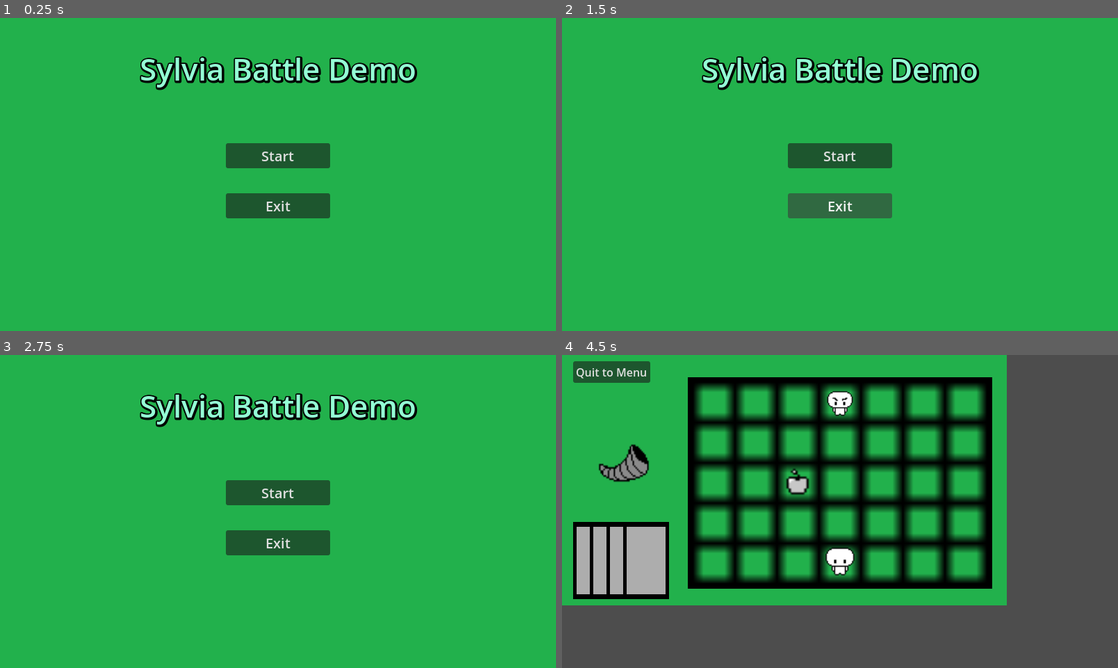
Above: before the commit, frames 1-4 (two rows, left to right).
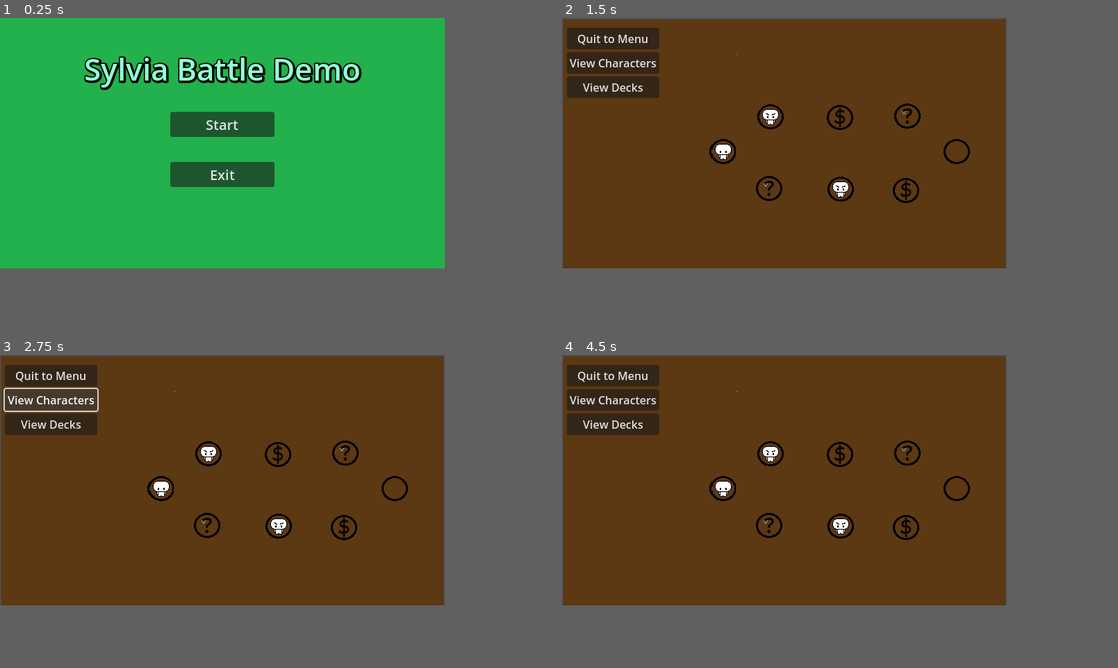
Above: after the commit, the same moments.

Repository: Endermandels/Sylvia
Game: Godot game, scene res://start_menu/start_menu.tscn
Two runs of this game, one before a commit and one after it. Both use one fixed random seed, a clock stepped at 60 frames per second and the inputs below.
Inputs (mouse positions are in pixels of both pictures, inside the frame that each line leads up to):
- Up to frame 1 (0.25 s): no input
- Up to frame 2 (1.5 s): click "Start" at 0.5 s; click "Quit to Menu" (after the commit: "To Overworld") at 1.25 s
- Up to frame 3 (2.75 s): click (61, 411) at 2 s, where only the run after the commit has a clickable "View Characters"
- Up to frame 4 (4.5 s): click (623, 442) at 2.75 s, where only the run after the commit has a clickable "View Decks"; click (762, 520) at 3.52 s; click (840, 492) at 4.25 s, where only the run before the commit has a clickable "Start"
In our replay, the window is 800x450 before the commit and 640x360 after it. These sizes can differ from the game's own. Grey fills any space a smaller window leaves; there, only what the larger window draws over its background counts as a difference.

The runs differ from the first frame. In frame 1, 9.1% of the frame differs, in the area x 15-76%, y 12-64%; in frame 2, 64%, in the area x 0-80%, y 0-80%; in frame 3, 64%; in frame 4, 64%.

Commit message:
Map Spaces
Added map spaces with textures for different space types (player, enemy, shop, event). Clicking an enemy node takes you to the battle scene. Added button to go from battle scene to overworld.

Diff:
--- a/Overworld.tscn
+++ /dev/null
@@ -1,48 +0,0 @@
-[gd_scene load_steps=5 format=3 uid="uid://ciygfyllvwgoa"]
-
-[ext_resource type="Texture2D" uid="uid://c0lc0q4evr4jg" path="res://assets/background_brown.png" id="1_u7u2j"]
-[ext_resource type="Script" path="res://View Characters.gd" id="2_ceimb"]
-[ext_resource type="Script" path="res://View Decks.gd" id="3_7tmat"]
-
-[sub_resource type="GDScript" id="GDScript_8ndto"]
-script/source = "extends Button
-
-
-
-
-func _on_pressed():
-	get_tree().change_scene_to_file(\"res://start_menu/start_menu.tscn\")
-"
-
-[node name="Overworld" type="Node2D"]
-
-[node name="Sprite2D" type="Sprite2D" parent="."]
-position = Vector2(578, 326)
-texture = ExtResource("1_u7u2j")
-
-[node name="CanvasLayer" type="CanvasLayer" parent="."]
-
-[node name="VBoxContainer" type="VBoxContainer" parent="CanvasLayer"]
-offset_left = 7.0
-offset_top = 14.0
-offset_right = 118.0
-offset_bottom = 94.0
-
-[node name="Quit to Menu" type="Button" parent="CanvasLayer/VBoxContainer"]
-layout_mode = 2
-text = "Quit to Menu"
-script = SubResource("GDScript_8ndto")
-
-[node name="View Characters" type="Button" parent="CanvasLayer/VBoxContainer"]
-layout_mode = 2
-text = "View Characters"
-script = ExtResource("2_ceimb")
-
-[node name="View Decks" type="Button" parent="CanvasLayer/VBoxContainer"]
-layout_mode = 2
-text = "View Decks"
-script = ExtResource("3_7tmat")
-
-[connection signal="pressed" from="CanvasLayer/VBoxContainer/Quit to Menu" to="CanvasLayer/VBoxContainer/Quit to Menu" method="_on_pressed"]
-[connection signal="pressed" from="CanvasLayer/VBoxContainer/View Characters" to="CanvasLayer/VBoxContainer/View Characters" method="_on_pressed"]
-[connection signal="pressed" from="CanvasLayer/VBoxContainer/View Decks" to="CanvasLayer/VBoxContainer/View Decks" method="_on_pressed"]
--- a/battle/BattleScene.tscn
+++ b/battle/BattleScene.tscn
@@ -1,12 +1,13 @@
-[gd_scene load_steps=11 format=3 uid="uid://srh7fu8uprij"]
+[gd_scene load_steps=12 format=3 uid="uid://srh7fu8uprij"]
 
 [ext_resource type="Texture2D" uid="uid://dkushodgai21s" path="res://assets/background.png" id="1"]
 [ext_resource type="Script" path="res://battle/BattleScene.gd" id="1_vb5nx"]
-[ext_resource type="PackedScene" path="res://battle/Space.tscn" id="2"]
+[ext_resource type="PackedScene" uid="uid://dgk0dpadx1wkc" path="res://battle/Space.tscn" id="2"]
 [ext_resource type="Texture2D" uid="uid://bitai2b163x1n" path="res://assets/card.png" id="3"]
 [ext_resource type="Texture2D" uid="uid://cifdlrxp33p1u" path="res://assets/grid.png" id="5"]
 [ext_resource type="PackedScene" uid="uid://bub37ipigql3v" path="res://battle/Character.tscn" id="7"]
 [ext_resource type="PackedScene" uid="uid://d2x4fgnxceh5u" path="res://battle/end_of_turn.tscn" id="7_np6ef"]
+[ext_resource type="Script" path="res://battle/to_overworld_button.gd" id="8_iab5r"]
 [ext_resource type="PackedScene" uid="uid://t32b4boxehdt" path="res://battle/Enemy.tscn" id="8_kyk1e"]
 [ext_resource type="PackedScene" uid="uid://deikkfb2ghqvw" path="res://battle/food.tscn" id="9_1n73l"]
 
@@ -25,210 +26,210 @@
 
 [node name="Spaces" type="Node2D" parent="."]
 
-[node name="Space" parent="Spaces" instance=ExtResource("2")]
+[node name="Space0" parent="Spaces" instance=ExtResource("2")]
 position = Vector2(218.395, 66.9937)
 collision_layer = 2
 collision_mask = 0
 
+[node name="Space1" parent="Spaces" instance=ExtResource("2")]
+position = Vector2(279.401, 67.8088)
+collision_layer = 2
+collision_mask = 0
+grid_pos = [1, 0]
+
 [node name="Space2" parent="Spaces" instance=ExtResource("2")]
-position = Vector2(279.401, 67.8088)
-collision_layer = 2
-collision_mask = 0
-grid_pos = [1, 0]
+position = Vector2(338.676, 67.8088)
+collision_layer = 2
+collision_mask = 0
+grid_pos = [2, 0]
 
 [node name="Space3" parent="Spaces" instance=ExtResource("2")]
-position = Vector2(338.676, 67.8088)
-collision_layer = 2
-collision_mask = 0
-grid_pos = [2, 0]
+position = Vector2(400.346, 67.8088)
+collision_layer = 2
+collision_mask = 0
+grid_pos = [3, 0]
 
 [node name="Space4" parent="Spaces" instance=ExtResource("2")]
-position = Vector2(400.346, 67.8088)
-collision_layer = 2
-collision_mask = 0
-grid_pos = [3, 0]
+position = Vector2(460.818, 68.4076)
+collision_layer = 2
+collision_mask = 0
+grid_pos = [4, 0]
 
 [node name="Space5" parent="Spaces" instance=ExtResource("2")]
-position = Vector2(460.818, 68.4076)
-collision_layer = 2
-collision_mask = 0
-grid_pos = [4, 0]
+position = Vector2(520.692, 68.4076)
+collision_layer = 2
+collision_mask = 0
+grid_pos = [5, 0]
 
 [node name="Space6" parent="Spaces" instance=ExtResource("2")]
-position = Vector2(520.692, 68.4076)
-collision_layer = 2
-collision_mask = 0
-grid_pos = [5, 0]
+position = Vector2(580.566, 68.4076)
+collision_layer = 2
+collision_mask = 0
+grid_pos = [6, 0]
 
 [node name="Space7" parent="Spaces" instance=ExtResource("2")]
-position = Vector2(580.566, 68.4076)
-collision_layer = 2
-collision_mask = 0
-grid_pos = [6, 0]
+position = Vector2(218.929, 127.084)
+collision_layer = 2
+collision_mask = 0
+grid_pos = [0, 1]
 
 [node name="Space8" parent="Spaces" instance=ExtResource("2")]
-position = Vector2(218.929, 127.084)
-collision_layer = 2
-collision_mask = 0
-grid_pos = [0, 1]
+position = Vector2(278.803, 125.886)
+collision_layer = 2
+collision_mask = 0
+grid_pos = [1, 1]
 
 [node name="Space9" parent="Spaces" instance=ExtResource("2")]
-position = Vector2(278.803, 125.886)
-collision_layer = 2
-collision_mask = 0
-grid_pos = [1, 1]
+position = Vector2(338.676, 126.485)
+collision_layer = 2
+collision_mask = 0
+grid_pos = [2, 1]
 
 [node name="Space10" parent="Spaces" instance=ExtResource("2")]
-position = Vector2(338.676, 126.485)
-collision_layer = 2
-collision_mask = 0
-grid_pos = [2, 1]
+position = Vector2(400.945, 126.485)
+collision_layer = 2
+collision_mask = 0
+grid_pos = [3, 1]
 
 [node name="Space11" parent="Spaces" instance=ExtResource("2")]
-position = Vector2(400.945, 126.485)
-collision_layer = 2
-collision_mask = 0
-grid_pos = [3, 1]
+position = Vector2(459.022, 126.485)
+collision_layer = 2
+collision_mask = 0
+grid_pos = [4, 1]
 
 [node name="Space12" parent="Spaces" instance=ExtResource("2")]
-position = Vector2(459.022, 126.485)
-collision_layer = 2
-collision_mask = 0
-grid_pos = [4, 1]
+position = Vector2(521.291, 126.485)
+collision_layer = 2
+collision_mask = 0
+grid_pos = [5, 1]
 
 [node name="Space13" parent="Spaces" instance=ExtResource("2")]
-position = Vector2(521.291, 126.485)
-collision_layer = 2
-collision_mask = 0
-grid_pos = [5, 1]
+position = Vector2(581.165, 125.886)
+collision_layer = 2
+collision_mask = 0
+grid_pos = [6, 1]
 
 [node name="Space14" parent="Spaces" instance=ExtResource("2")]
-position = Vector2(581.165, 125.886)
-collision_layer = 2
-collision_mask = 0
-grid_pos = [6, 1]
+position = Vector2(219.528, 182.766)
+collision_layer = 2
+collision_mask = 0
+grid_pos = [0, 2]
 
 [node name="Space15" parent="Spaces" instance=ExtResource("2")]
-position = Vector2(219.528, 182.766)
-collision_layer = 2
-collision_mask = 0
-grid_pos = [0, 2]
+position = Vector2(279.401, 183.964)
+collision_layer = 2
+collision_mask = 0
+grid_pos = [1, 2]
 
 [node name="Space16" parent="Spaces" instance=ExtResource("2")]
-position = Vector2(279.401, 183.964)
-collision_layer = 2
-collision_mask = 0
-grid_pos = [1, 2]
+position = Vector2(339.275, 183.964)
+collision_layer = 2
+collision_mask = 0
+grid_pos = [2, 2]
 
 [node name="Space17" parent="Spaces" instance=ExtResource("2")]
-position = Vector2(339.275, 183.964)
-collision_layer = 2
-collision_mask = 0
-grid_pos = [2, 2]
+position = Vector2(400.346, 182.766)
+collision_layer = 2
+collision_mask = 0
+grid_pos = [3, 2]
 
 [node name="Space18" parent="Spaces" instance=ExtResource("2")]
-position = Vector2(400.346, 182.766)
-collision_layer = 2
-collision_mask = 0
-grid_pos = [3, 2]
+position = Vector2(460.22, 183.964)
+collision_layer = 2
+collision_mask = 0
+grid_pos = [4, 2]
 
 [node name="Space19" parent="Spaces" instance=ExtResource("2")]
-position = Vector2(460.22, 183.964)
-collision_layer = 2
-collision_mask = 0
-grid_pos = [4, 2]
+position = Vector2(521.291, 185.161)
+collision_layer = 2
+collision_mask = 0
+grid_pos = [5, 2]
 
 [node name="Space20" parent="Spaces" instance=ExtResource("2")]
-position = Vector2(521.291, 185.161)
-collision_layer = 2
-collision_mask = 0
-grid_pos = [5, 2]
+position = Vector2(580.566, 184.563)
+collision_layer = 2
+collision_mask = 0
+grid_pos = [6, 2]
 
 [node name="Space21" parent="Spaces" instance=ExtResource("2")]
-position = Vector2(580.566, 184.563)
-collision_layer = 2
-collision_mask = 0
-grid_pos = [6, 2]
+position = Vector2(217.133, 242.041)
+collision_layer = 2
+collision_mask = 0
+grid_pos = [0, 3]
 
 [node name="Space22" parent="Spaces" instance=ExtResource("2")]
-position = Vector2(217.133, 242.041)
-collision_layer = 2
-collision_mask = 0
-grid_pos = [0, 3]
+position = Vector2(277.605, 241.443)
+collision_layer = 2
+collision_mask = 0
+grid_pos = [1, 3]
 
 [node name="Space23" parent="Spaces" instance=ExtResource("2")]
-position = Vector2(277.605, 241.443)
-collision_layer = 2
-collision_mask = 0
-grid_pos = [1, 3]
+position = Vector2(339.874, 242.041)
+collision_layer = 2
+collision_mask = 0
+grid_pos = [2, 3]
 
 [node name="Space24" parent="Spaces" instance=ExtResource("2")]
-position = Vector2(339.874, 242.041)
-collision_layer = 2
-collision_mask = 0
-grid_pos = [2, 3]
+position = Vector2(400.346, 242.64)
+collision_layer = 2
+collision_mask = 0
+grid_pos = [3, 3]
 
 [node name="Space25" parent="Spaces" instance=ExtResource("2")]
-position = Vector2(400.346, 242.64)
-collision_layer = 2
-collision_mask = 0
-grid_pos = [3, 3]
+position = Vector2(459.621, 241.443)
+collision_layer = 2
+collision_mask = 0
+grid_pos = [4, 3]
 
 [node name="Space26" parent="Spaces" instance=ExtResource("2")]
-position = Vector2(459.621, 241.443)
-collision_layer = 2
-collision_mask = 0
-grid_pos = [4, 3]
+position = Vector2(520.692, 240.844)
+collision_layer = 2
+collision_mask = 0
+grid_pos = [5, 3]
 
 [node name="Space27" parent="Spaces" instance=ExtResource("2")]
-position = Vector2(520.692, 240.844)
-collision_layer = 2
-collision_mask = 0
-grid_pos = [5, 3]
+position = Vector2(580.566, 243.239)
+collision_layer = 2
+collision_mask = 0
+grid_pos = [6, 3]
 
 [node name="Space28" parent="Spaces" instance=ExtResource("2")]
-position = Vector2(580.566, 243.239)
-collision_layer = 2
-collision_mask = 0
-grid_pos = [6, 3]
+position = Vector2(218.33, 300.717)
+collision_layer = 2
+collision_mask = 0
+grid_pos = [0, 4]
 
 [node name="Space29" parent="Spaces" instance=ExtResource("2")]
-position = Vector2(218.33, 300.717)
-collision_layer = 2
-collision_mask = 0
-grid_pos = [0, 4]
+position = Vector2(279.401, 300.119)
+collision_layer = 2
+collision_mask = 0
+grid_pos = [1, 4]
 
 [node name="Space30" parent="Spaces" instance=ExtResource("2")]
-position = Vector2(279.401, 300.119)
-collision_layer = 2
-collision_mask = 0
-grid_pos = [1, 4]
+position = Vector2(338.078, 300.119)
+collision_layer = 2
+collision_mask = 0
+grid_pos = [2, 4]
 
 [node name="Space31" parent="Spaces" instance=ExtResource("2")]
-position = Vector2(338.078, 300.119)
-collision_layer = 2
-collision_mask = 0
-grid_pos = [2, 4]
+position = Vector2(397.951, 300.119)
+collision_layer = 2
+collision_mask = 0
+grid_pos = [3, 4]
 
 [node name="Space32" parent="Spaces" instance=ExtResource("2")]
-position = Vector2(397.951, 300.119)
-collision_layer = 2
-collision_mask = 0
-grid_pos = [3, 4]
+position = Vector2(458.424, 299.52)
+collision_layer = 2
+collision_mask = 0
+grid_pos = [4, 4]
 
 [node name="Space33" parent="Spaces" instance=ExtResource("2")]
-position = Vector2(458.424, 299.52)
-collision_layer = 2
-collision_mask = 0
-grid_pos = [4, 4]
+position = Vector2(520.692, 299.52)
+collision_layer = 2
+collision_mask = 0
+grid_pos = [5, 4]
 
 [node name="Space34" parent="Spaces" instance=ExtResource("2")]
-position = Vector2(520.692, 299.52)
-collision_layer = 2
-collision_mask = 0
-grid_pos = [5, 4]
-
-[node name="Space35" parent="Spaces" instance=ExtResource("2")]
 position = Vector2(580.566, 300.119)
 collision_layer = 2
 collision_mask = 0
@@ -273,13 +274,20 @@
 
 [node name="UI" type="CanvasLayer" parent="."]
 
-[node name="Button" type="Button" parent="UI"]
-offset_left = 16.0
-offset_top = 9.0
-offset_right = 89.0
-offset_bottom = 25.0
+[node name="VBoxContainer" type="VBoxContainer" parent="UI"]
+offset_right = 40.0
+offset_bottom = 40.0
+
+[node name="to_menu_button" type="Button" parent="UI/VBoxContainer"]
+layout_mode = 2
 text = "Quit to Menu"
 script = SubResource("GDScript_76nkh")
+metadata/_edit_use_anchors_ = true
+
+[node name="to_overworld_button" type="Button" parent="UI/VBoxContainer"]
+layout_mode = 2
+text = "To Overworld"
+script = ExtResource("8_iab5r")
 
 [node name="EndOfTurn" parent="." instance=ExtResource("7_np6ef")]
 position = Vector2(90, 152)
@@ -287,9 +295,13 @@
 [node name="Food" parent="." instance=ExtResource("9_1n73l")]
 position = Vector2(339, 182)
 
+[node name="AudioStreamPlayer" type="AudioStreamPlayer" parent="."]
+autoplay = true
+
 [connection signal="enemys_turn" from="." to="Characters/Enemy" method="_on_battle_scene_enemys_turn"]
 [connection signal="players_turn" from="." to="Characters/Player" method="_on_battle_scene_players_turn"]
-[connection signal="move_player" from="Spaces/Space" to="Characters/Player" method="_on_Space_move_player"]
+[connection signal="move_player" from="Spaces/Space0" to="Characters/Player" method="_on_Space_move_player"]
+[connection signal="move_player" from="Spaces/Space1" to="Characters/Player" method="_on_Space_move_player"]
 [connection signal="move_player" from="Spaces/Space2" to="Characters/Player" method="_on_Space_move_player"]
 [connection signal="move_player" from="Spaces/Space3" to="Characters/Player" method="_on_Space_move_player"]
 [connection signal="move_player" from="Spaces/Space4" to="Characters/Player" method="_on_Space_move_player"]
@@ -323,9 +335,9 @@
 [connection signal="move_player" from="Spaces/Space32" to="Characters/Player" method="_on_Space_move_player"]
 [connection signal="move_player" from="Spaces/Space33" to="Characters/Player" method="_on_Space_move_player"]
 [connection signal="move_player" from="Spaces/Space34" to="Characters/Player" method="_on_Space_move_player"]
-[connection signal="move_player" from="Spaces/Space35" to="Characters/Player" method="_on_Space_move_player"]
 [connection signal="end_turn" from="Characters/Enemy" to="." method="_on_enemy_end_turn"]
-[connection signal="pressed" from="UI/Button" to="UI/Button" method="_on_pressed"]
+[connection signal="pressed" from="UI/VBoxContainer/to_menu_button" to="UI/VBoxContainer/to_menu_button" method="_on_pressed"]
+[connection signal="pressed" from="UI/VBoxContainer/to_overworld_button" to="UI/VBoxContainer/to_overworld_button" method="_on_pressed"]
 [connection signal="end_turn" from="EndOfTurn" to="." method="_on_end_of_turn_end_turn"]
 [connection signal="collect_food" from="Food" to="Characters/Player" method="_on_food_collect_food"]
 [connection signal="decision_collect_food" from="Food" to="Characters/Player" method="_on_food_decision_collect_food"]
--- a/battle/Space.tscn
+++ b/battle/Space.tscn
@@ -1,13 +1,14 @@
-[gd_scene load_steps=3 format=2]
+[gd_scene load_steps=3 format=3 uid="uid://dgk0dpadx1wkc"]
 
-[ext_resource path="res://battle/Space.gd" type="Script" id=1]
+[ext_resource type="Script" path="res://battle/Space.gd" id="1"]
 
-[sub_resource type="RectangleShape2D" id=1]
-extents = Vector2( 24, 24 )
+[sub_resource type="RectangleShape2D" id="1"]
+size = Vector2(48, 48)
 
 [node name="Space" type="Area2D"]
-script = ExtResource( 1 )
+script = ExtResource("1")
 
 [node name="CollisionShape2D" type="CollisionShape2D" parent="."]
-shape = SubResource( 1 )
+shape = SubResource("1")
+
 [connection signal="input_event" from="." to="." method="_on_Space_input_event"]
--- /dev/null
+++ b/battle/to_overworld_button.gd
@@ -0,0 +1,4 @@
+extends Button
+
+func _on_pressed():
+	get_tree().change_scene_to_file("res://overworld/Overworld.tscn")
--- a/overworld/Overworld.tscn
+++ b/overworld/Overworld.tscn
@@ -1,6 +1,13 @@
-[gd_scene load_steps=3 format=3 uid="uid://bp7rhwjkjjd4u"]
+[gd_scene load_steps=10 format=3 uid="uid://ciygfyllvwgoa"]
 
 [ext_resource type="Texture2D" uid="uid://c0lc0q4evr4jg" path="res://assets/background_brown.png" id="1_u7u2j"]
+[ext_resource type="Script" path="res://View Characters.gd" id="2_53q78"]
+[ext_resource type="Script" path="res://View Decks.gd" id="3_6c3lq"]
+[ext_resource type="PackedScene" uid="uid://cutxjovwrqa24" path="res://overworld/map_space.tscn" id="4_tca60"]
+[ext_resource type="Texture2D" uid="uid://bv644lx4cgdho" path="res://assets/map_player.png" id="5_08g2d"]
+[ext_resource type="Texture2D" uid="uid://48hkerx52bn" path="res://assets/map_enemy.png" id="6_fybd1"]
+[ext_resource type="Texture2D" uid="uid://cfhp6lmgf0vvb" path="res://assets/map_event.png" id="7_gemks"]
+[ext_resource type="Texture2D" uid="uid://dgfmeavsuqd20" path="res://assets/map_shop.png" id="8_uej0p"]
 
 [sub_resource type="GDScript" id="GDScript_8ndto"]
 script/source = "extends Button
@@ -15,17 +22,92 @@
 [node name="Overworld" type="Node2D"]
 
 [node name="Sprite2D" type="Sprite2D" parent="."]
-position = Vector2(577, 325)
+position = Vector2(320, 182)
+scale = Vector2(0.552083, 0.555556)
 texture = ExtResource("1_u7u2j")
 
 [node name="CanvasLayer" type="CanvasLayer" parent="."]
 
-[node name="Button" type="Button" parent="CanvasLayer"]
-offset_left = 16.0
-offset_top = 9.0
-offset_right = 89.0
-offset_bottom = 25.0
+[node name="VBoxContainer" type="VBoxContainer" parent="CanvasLayer"]
+offset_left = 7.0
+offset_top = 14.0
+offset_right = 118.0
+offset_bottom = 94.0
+
+[node name="Quit to Menu" type="Button" parent="CanvasLayer/VBoxContainer"]
+layout_mode = 2
 text = "Quit to Menu"
 script = SubResource("GDScript_8ndto")
 
-[connection signal="pressed" from="CanvasLayer/Button" to="CanvasLayer/Button" method="_on_pressed"]
+[node name="View Characters" type="Button" parent="CanvasLayer/VBoxContainer"]
+layout_mode = 2
+text = "View Characters"
+script = ExtResource("2_53q78")
+
+[node name="View Decks" type="Button" parent="CanvasLayer/VBoxContainer"]
+layout_mode = 2
+text = "View Decks"
+script = ExtResource("3_6c3lq")
+
+[node name="Map" type="Node2D" parent="."]
+
+[node name="map_space" parent="Map" instance=ExtResource("4_tca60")]
+position = Vector2(231, 192)
+
+[node name="Sprite2D" parent="Map/map_space" index="0"]
+texture = ExtResource("5_08g2d")
+
+[node name="map_space2" parent="Map" instance=ExtResource("4_tca60")]
+position = Vector2(300, 142)
+
+[node name="Sprite2D" parent="Map/map_space2" index="0"]
+texture = ExtResource("6_fybd1")
+
+[node name="map_space3" parent="Map" instance=ExtResource("4_tca60")]
+position = Vector2(298, 245)
+
+[node name="Sprite2D" parent="Map/map_space3" index="0"]
+texture = ExtResource("7_gemks")
+
+[node name="map_space4" parent="Map" instance=ExtResource("4_tca60")]
+position = Vector2(400, 143)
+
+[node name="Sprite2D" parent="Map/map_space4" index="0"]
+texture = ExtResource("8_uej0p")
+
+[node name="map_space5" parent="Map" instance=ExtResource("4_tca60")]
+position = Vector2(401, 246)
+
+[node name="Sprite2D" parent="Map/map_space5" index="0"]
+texture = ExtResource("6_fybd1")
+
+[node name="map_space6" parent="Map" instance=ExtResource("4_tca60")]
+position = Vector2(497, 141)
+
+[node name="Sprite2D" parent="Map/map_space6" index="0"]
+texture = ExtResource("7_gemks")
+
+[node name="map_space7" parent="Map" instance=ExtResource("4_tca60")]
+position = Vector2(495, 248)
+
+[node name="Sprite2D" parent="Map/map_space7" index="0"]
+texture = ExtResource("8_uej0p")
+
+[node name="map_space8" parent="Map" instance=ExtResource("4_tca60")]
+position = Vector2(568, 192)
+
+[node name="TextureButton" parent="Map/map_space8" index="1"]
+metadata/_edit_use_anchors_ = true
+
+[connection signal="pressed" from="CanvasLayer/VBoxContainer/Quit to Menu" to="CanvasLayer/VBoxContainer/Quit to Menu" method="_on_pressed"]
+[connection signal="pressed" from="CanvasLayer/VBoxContainer/View Characters" to="CanvasLayer/VBoxContainer/View Characters" method="_on_pressed"]
+[connection signal="pressed" from="CanvasLayer/VBoxContainer/View Decks" to="CanvasLayer/VBoxContainer/View Decks" method="_on_pressed"]
+
+[editable path="Map/map_space"]
+[editable path="Map/map_space2"]
+[editable path="Map/map_space3"]
+[editable path="Map/map_space4"]
+[editable path="Map/map_space5"]
+[editable path="Map/map_space6"]
+[editable path="Map/map_space7"]
+[editable path="Map/map_space8"]
--- /dev/null
+++ b/overworld/map_space.gd
@@ -0,0 +1,9 @@
+extends Node2D
+
+
+@onready var collision = $CollisionShape2D
+@onready var tex = $Sprite2D.texture.resource_path
+
+func _on_texture_button_pressed():
+	if tex == "res://assets/map_enemy.png":
+		get_tree().change_scene_to_file("res://battle/BattleScene.tscn")
--- /dev/null
+++ b/overworld/map_space.tscn
@@ -0,0 +1,18 @@
+[gd_scene load_steps=3 format=3 uid="uid://cutxjovwrqa24"]
+
+[ext_resource type="Script" path="res://overworld/map_space.gd" id="1_7kdd4"]
+[ext_resource type="Texture2D" uid="uid://oulkokrqhby4" path="res://assets/map_empty.png" id="1_obj2d"]
+
+[node name="map_space" type="Node2D"]
+script = ExtResource("1_7kdd4")
+
+[node name="Sprite2D" type="Sprite2D" parent="."]
+texture = ExtResource("1_obj2d")
+
+[node name="TextureButton" type="TextureButton" parent="."]
+offset_left = -20.0
+offset_top = -20.0
+offset_right = 20.0
+offset_bottom = 20.0
+
+[connection signal="pressed" from="TextureButton" to="." method="_on_texture_button_pressed"]
--- a/project.godot
+++ b/project.godot
@@ -11,21 +11,23 @@
 [application]
 
 config/name="Sylvia"
-
 run/main_scene="res://start_menu/start_menu.tscn"
 config/features=PackedStringArray("4.2")
 config/icon="res://icon.svg"
 
 [display]
 
+window/size/viewport_width=640
+window/size/viewport_height=360
 window/size/always_on_top=true
-window/stretch/mode="2d"
-window/stretch/aspect="expand"
+window/stretch/mode="viewport"
 window/size/width=1920
 window/size/height=1080
 window/size/test_width=1280
 window/size/test_height=720
+"rendering]textures/canvas_textures/default_texture_filter"=0
+renderer/rendering_method="mobile"
 
-rendering]
+[rendering]
 
-renderer/rendering_method="mobile"
+textures/canvas_textures/default_texture_filter=0
--- a/start_menu/start_menu.tscn
+++ b/start_menu/start_menu.tscn
@@ -1,7 +1,8 @@
-[gd_scene load_steps=4 format=3 uid="uid://djde2gxuvi4wy"]
+[gd_scene load_steps=5 format=3 uid="uid://djde2gxuvi4wy"]
 
-[ext_resource type="Texture2D" uid="uid://d1ac6buqpih8o" path="res://assets/background.png" id="1_cgg54"]
+[ext_resource type="Texture2D" uid="uid://dkushodgai21s" path="res://assets/background.png" id="1_cgg54"]
 [ext_resource type="Script" path="res://start_menu/start_menu.gd" id="1_ynbil"]
+[ext_resource type="AudioStream" path="res://Music/menu_music.ogg" id="3_g6p36"]
 
 [sub_resource type="SystemFont" id="SystemFont_r2mg2"]
 font_names = PackedStringArray("Castellar")
@@ -85,5 +86,9 @@
 theme_override_font_sizes/font_size = 20
 text = "Exit"
 
+[node name="AudioStreamPlayer" type="AudioStreamPlayer" parent="."]
+stream = ExtResource("3_g6p36")
+autoplay = true
+
 [connection signal="pressed" from="MarginContainer/HBoxContainer/VBoxContainer/Start" to="." method="_on_start_pressed"]
 [connection signal="pressed" from="MarginContainer/HBoxContainer/VBoxContainer/Exit" to="." method="_on_exit_pressed"]
Not shown, added: assets/enemy.png.import
Binary file added: assets/map_empty.png
Not shown, added: assets/map_empty.png.import
Binary file added: assets/map_enemy.png
Not shown, added: assets/map_enemy.png.import
Binary file added: assets/map_event.png
Not shown, added: assets/map_event.png.import
Binary file added: assets/map_player.png
Not shown, added: assets/map_player.png.import
Binary file added: assets/map_shop.png
Not shown, added: assets/map_shop.png.import
Not shown: 1 places in battle/Character.tscn that only renumber resources
